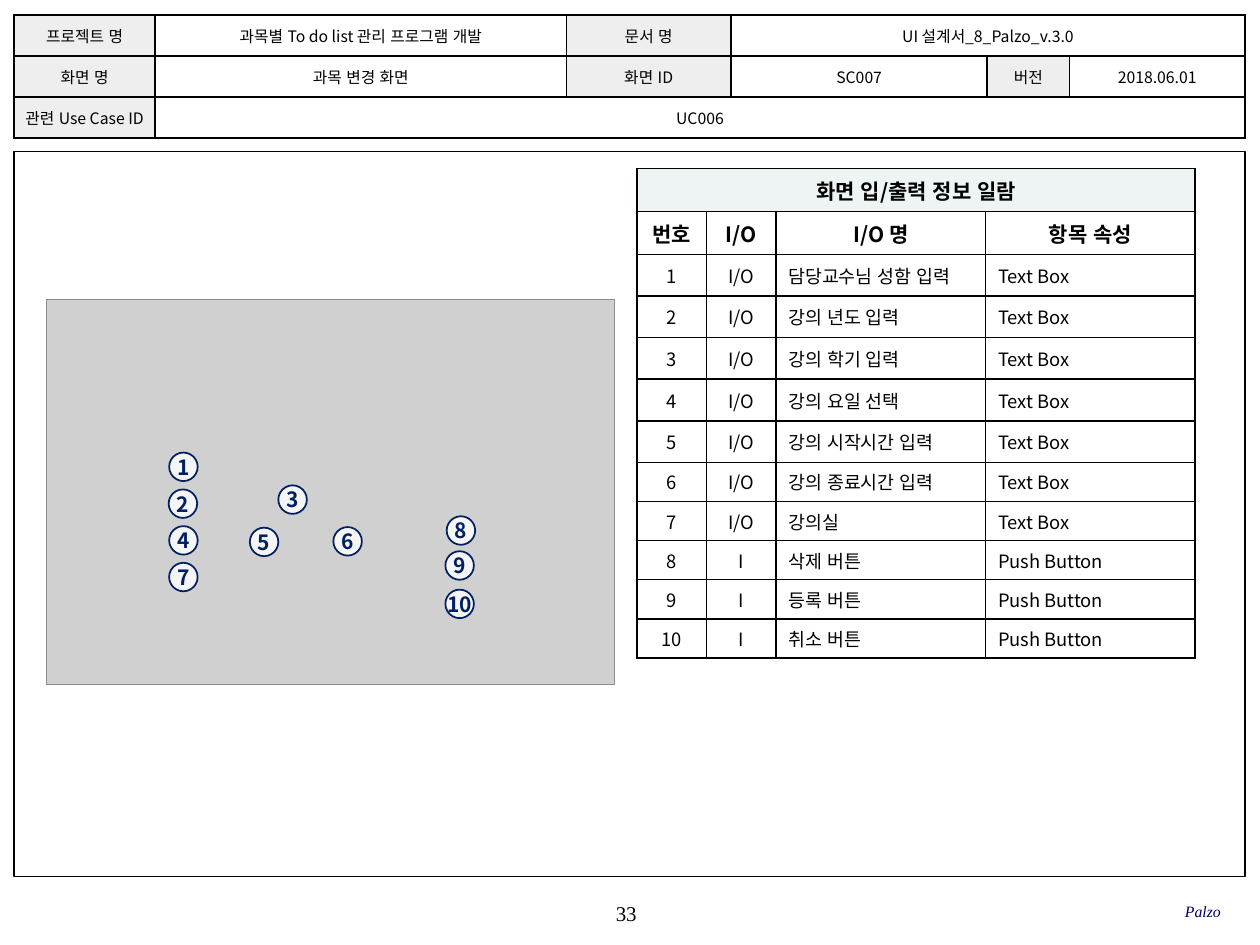
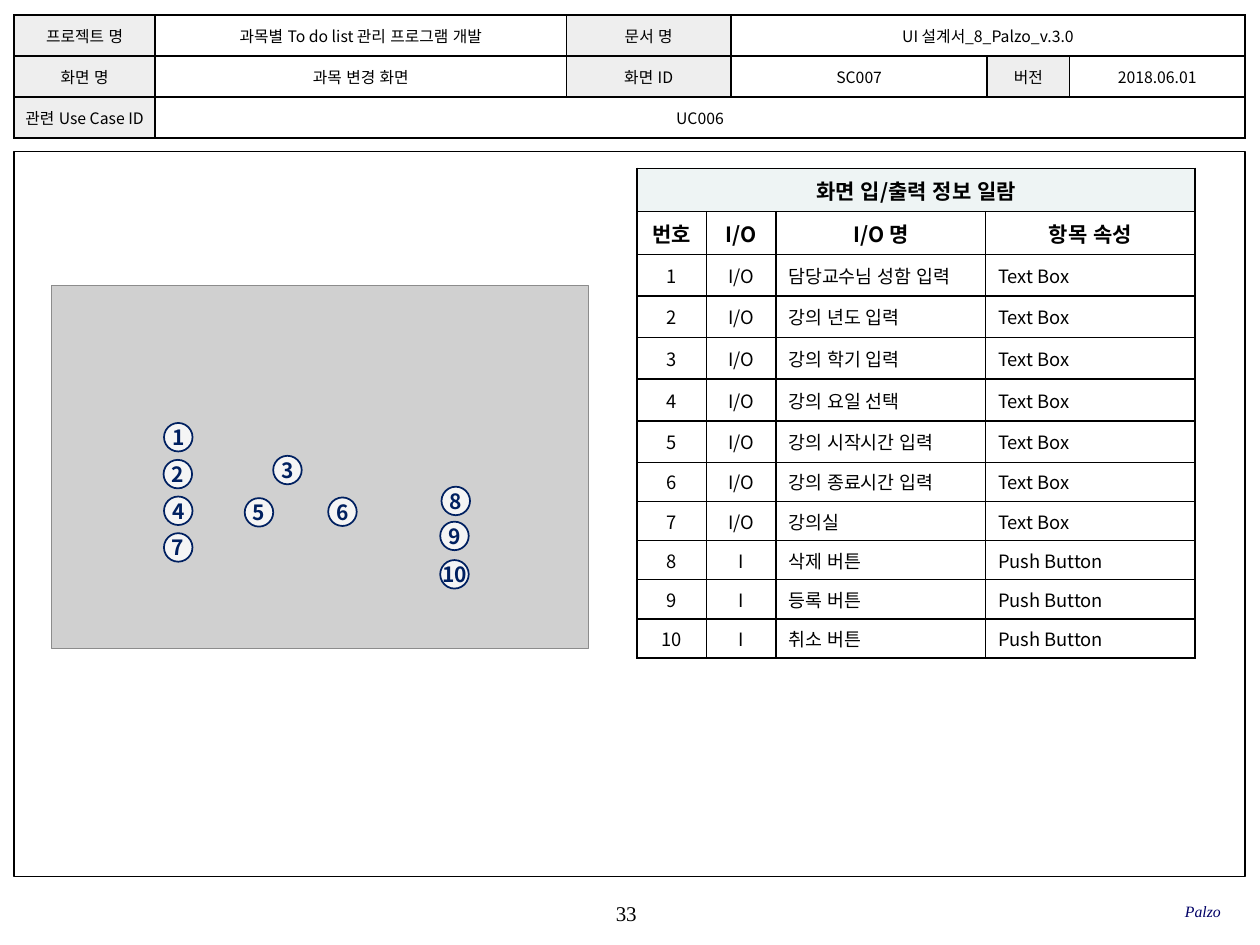
Before and after one commit to SMU-SE-Admin/18-1_8_PALZO_Doc, a slide deck: slide 33 of 03 설계/UI 설계서_8_Palzo.pptx. Drawn at 1260x945 pixels with LibreOffice and Linux fonts; fonts in the diff are those of the drawing; grey boxes stand for pictures; background and template pictures are left out. Boxes give left, top, right and bottom in pixels: in the first picture for what was removed or moved away, otherwise in the second. Text is boxed around its words. In the diff, an @@ line names an element or a change of style, - is before the commit and + after.

```diff
--- a/03 설계/UI 설계서_8_Palzo.pptx
+++ b/03 설계/UI 설계서_8_Palzo.pptx
@@ picture: place and size @@
-picture at <box>47,299,615,684</box>
+picture at <box>52,285,588,648</box>
@@ 10 ellipses: place and size @@
-10 ellipses at <box>169,452,475,619</box>
+10 ellipses at <box>164,423,470,588</box>
```
Also in this commit, not shown: 1 other slide changed.
